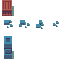
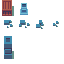
Comparing the layer stacks of the two w=64, h=64 images. Changes:
added layer "Torch" above "Pillar" over [20, 3, 28, 15]
painted on "Pillar" over [20, 3, 28, 15]
painted on "Rocks" over [20, 3, 28, 15]
